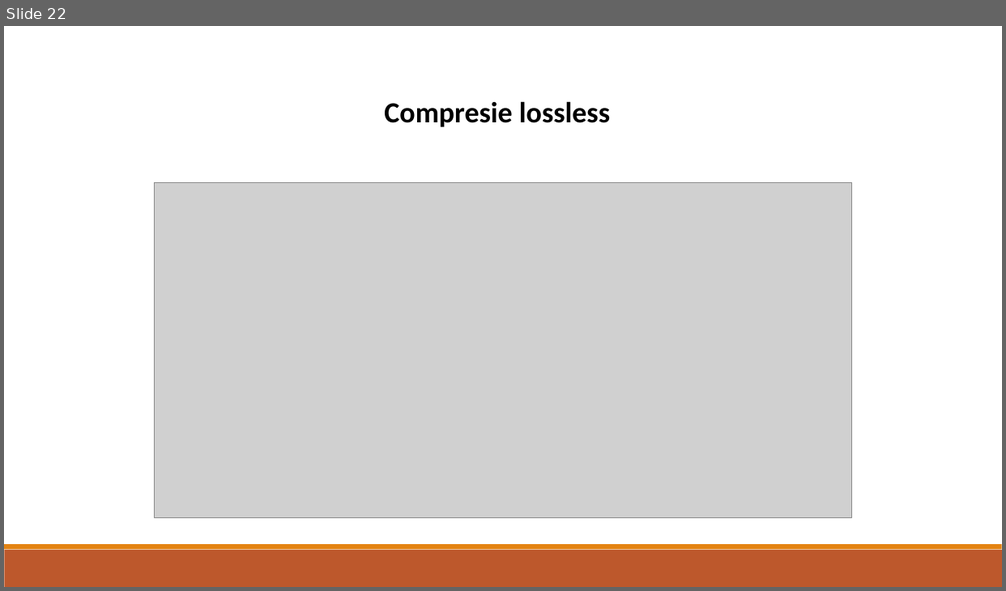
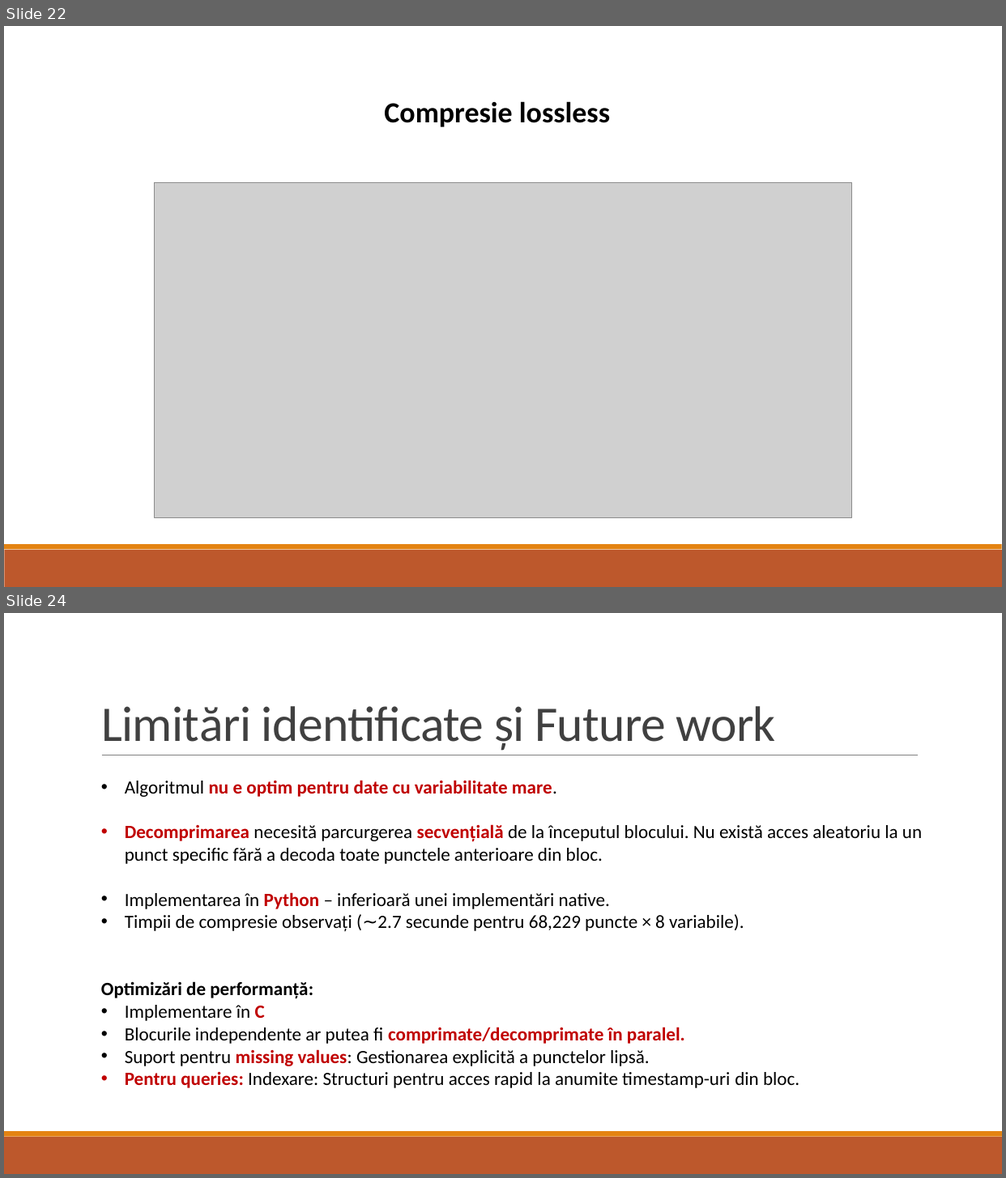
Before and after one commit to dimacul/PROIECT_PROCESAREA_SEMNALELOR, a slide deck: Eficientizarea Stocarii Datelor de Tip Serie Temporale utilizand.pptx. Shown one above the other, each under a label of ours: slide 22 before the commit, slides 22 and 24 after it; the slides between them are not shown. The pictures are 1006x591 and 1006x1178 pixels, drawn with LibreOffice and Linux fonts; fonts in the diff are those of the drawing; grey boxes stand for pictures. Boxes give left, top, right and bottom in pixels: in the first picture for what was removed or moved away, otherwise in the second. Text is boxed around its words. In the diff, an @@ line names an element or a change of style, - is before the commit and + after.

```diff
--- a/Eficientizarea Stocarii Datelor de Tip Serie Temporale utilizand.pptx
+++ b/Eficientizarea Stocarii Datelor de Tip Serie Temporale utilizand.pptx
@@ slide 24 added at (4, 613, 1002, 1174), background #FFFFFF; not listed: 2 template elements that a slide beside it also shows @@
@@ title added at (101, 706, 776, 751), 48 pt, text #404040 @@
+Limitări identificate și Future work
@@ line added from (102, 756) to (918, 756), #808080 0.5 pt @@
@@ text added at (101, 780, 922, 1088), 18 pt, text #000000 @@
+• Algoritmul nu e optim pentru date cu variabilitate mare.
+• Decomprimarea necesită parcurgerea secvențială de la începutul blocului. Nu există acces aleatoriu la un punct specific fără a decoda toate punctele anterioare din bloc.
+• Implementarea în Python – inferioară unei implementări native.
+• Timpii de compresie observați (∼2.7 secunde pentru 68,229 puncte × 8 variabile).
+Optimizări de performanță:
+• Implementare în C
+• Blocurile independente ar putea fi comprimate/decomprimate în paralel.
+• Suport pentru missing values: Gestionarea explicită a punctelor lipsă.
+• Pentru queries: Indexare: Structuri pentru acces rapid la anumite timestamp-uri din bloc.
```
Also in this commit, not shown: 1 slide changed, 2 other slides added, 2 slides removed.
